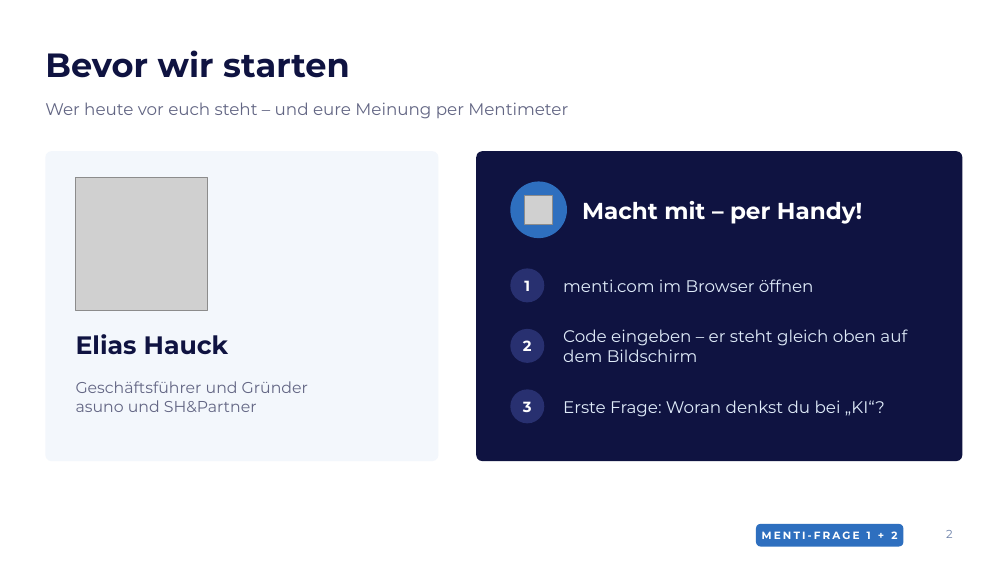
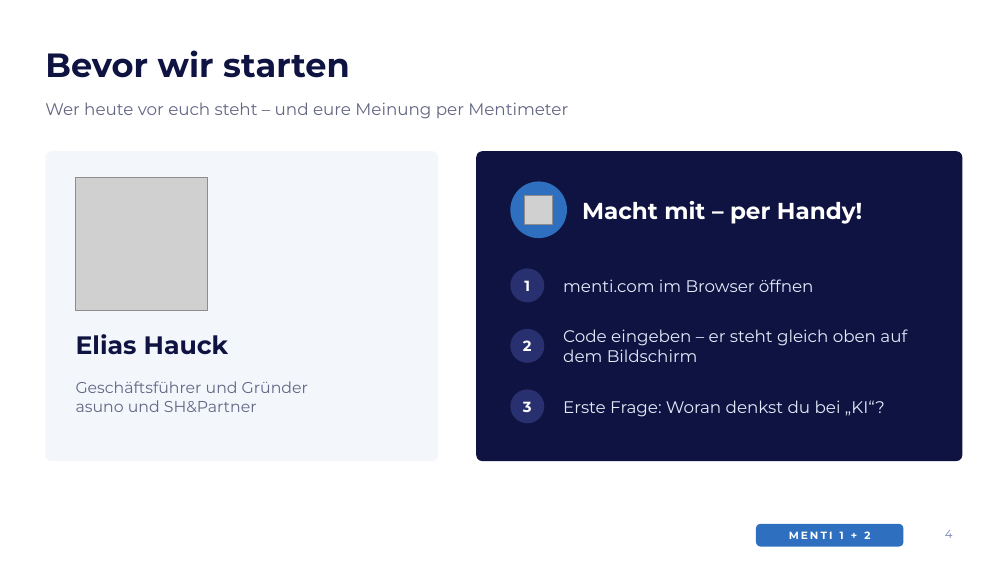
Before and after one commit to elias762/Advisory-board, a slide deck: slide 4 of ki-tag-gymnasium-sued/KI-Tag_Gymnasium-Sued_Impulsvortrag.pptx (slide 2 before the commit). Drawn at 1008x567 pixels with LibreOffice and Linux fonts; fonts in the diff are those of the drawing; grey boxes stand for pictures; background and template pictures are left out. Boxes give left, top, right and bottom in pixels: in the first picture for what was removed or moved away, otherwise in the second. Text is boxed around its words. In the diff, an @@ line names an element or a change of style, - is before the commit and + after.

```diff
--- a/ki-tag-gymnasium-sued/KI-Tag_Gymnasium-Sued_Impulsvortrag.pptx
+++ b/ki-tag-gymnasium-sued/KI-Tag_Gymnasium-Sued_Impulsvortrag.pptx
@@ text at (789, 531, 870, 539): text changed @@
-MENTI-FRAGE 1 + 2
+MENTI 1 + 2
@@ page number at (945, 530, 953, 538): text changed @@
-2
+4
```
Also in this commit, not shown: 8 other slides changed, 8 slides added, 7 slides removed, 2 other files.
